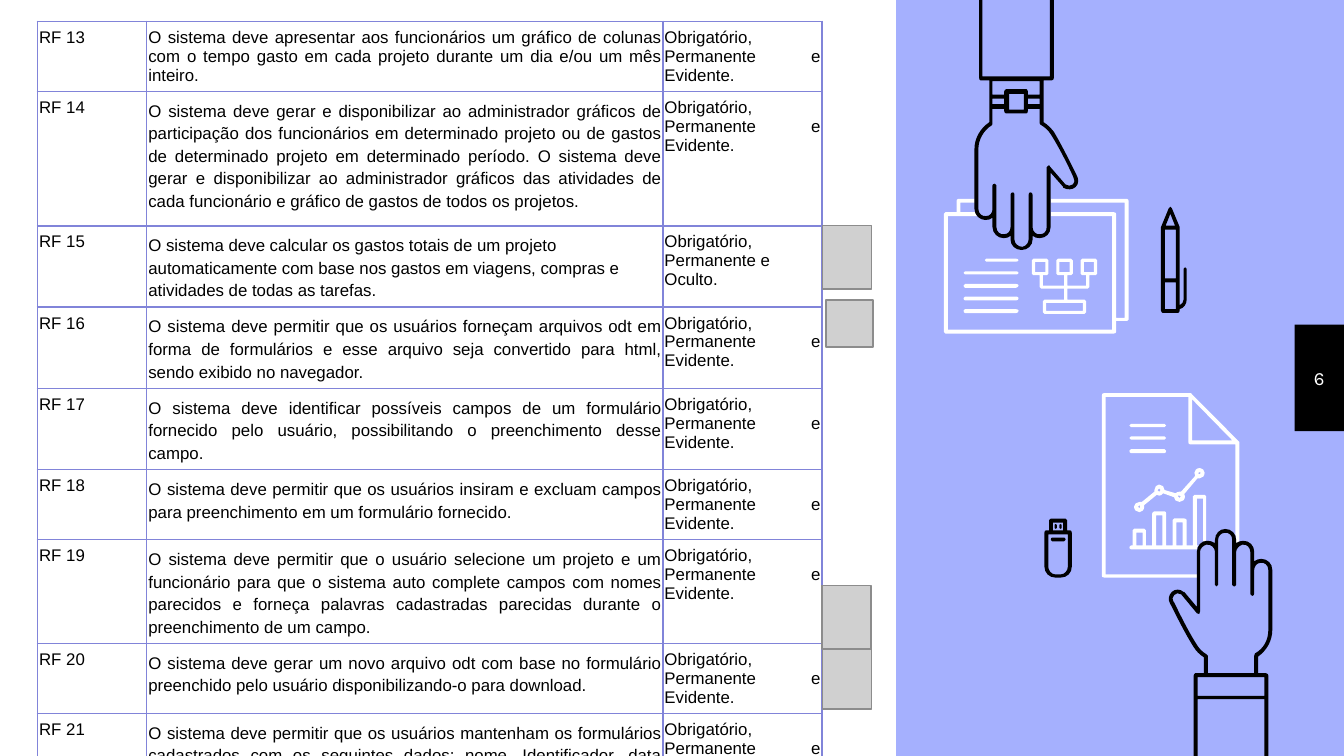
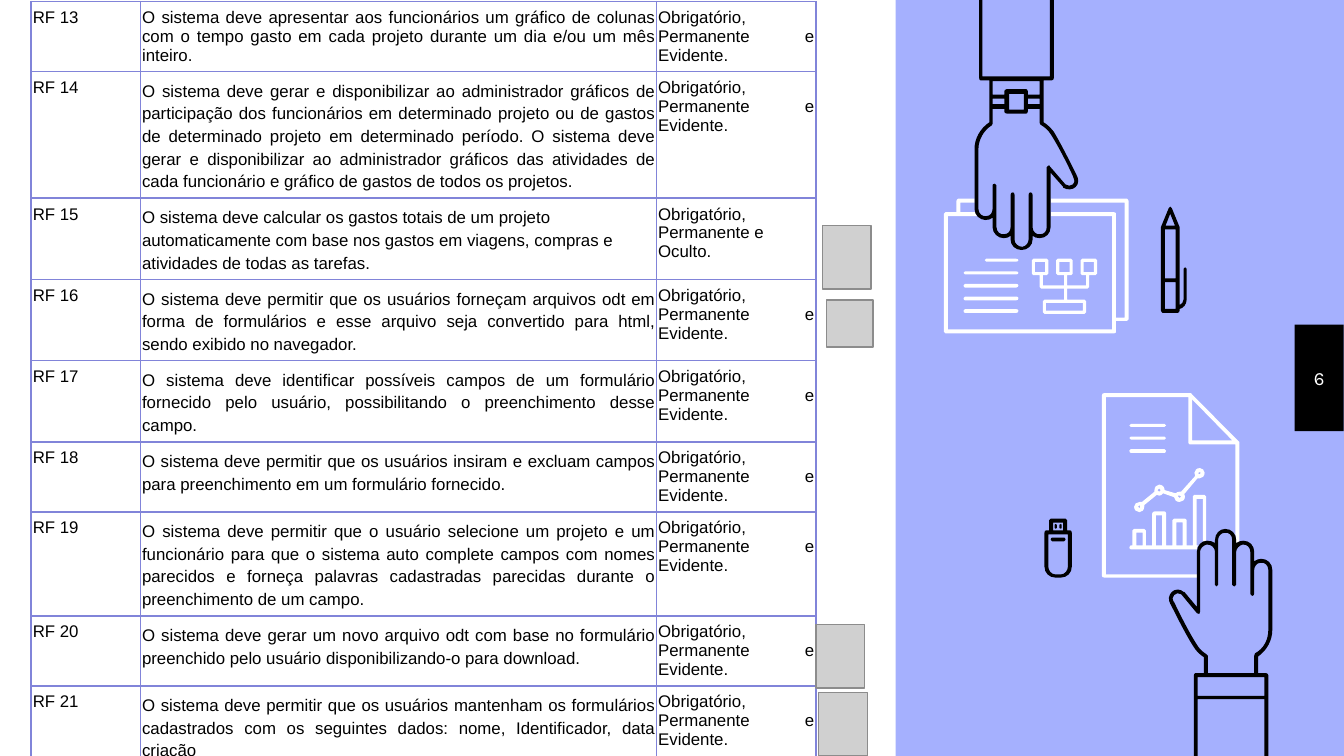
Before and after one commit to lynconEBB/Plataforma-Lasse, a slide deck: slide 6 of Documentation/ApresentacaoPFC.pptx. Drawn at 1344x756 pixels with LibreOffice and Linux fonts; fonts in the diff are those of the drawing; grey boxes stand for pictures. Boxes give left, top, right and bottom in pixels: in the first picture for what was removed or moved away, otherwise in the second. Text is boxed around its words. In the diff, an @@ line names an element or a change of style, - is before the commit and + after.

```diff
--- a/Documentation/ApresentacaoPFC.pptx
+++ b/Documentation/ApresentacaoPFC.pptx
@@ table: place and size @@
-table at [38, 22, 823, 756]
+table at [31, 1, 816, 749]
@@ picture: place and size @@
-picture at [823, 645, 871, 708]
+picture at [816, 625, 864, 688]
@@ picture: place and size @@
-picture at [823, 586, 871, 649]
+picture at [818, 692, 867, 755]
```
Also in this commit, not shown: 12 other slides changed, 2 slides added, 46 other files.
